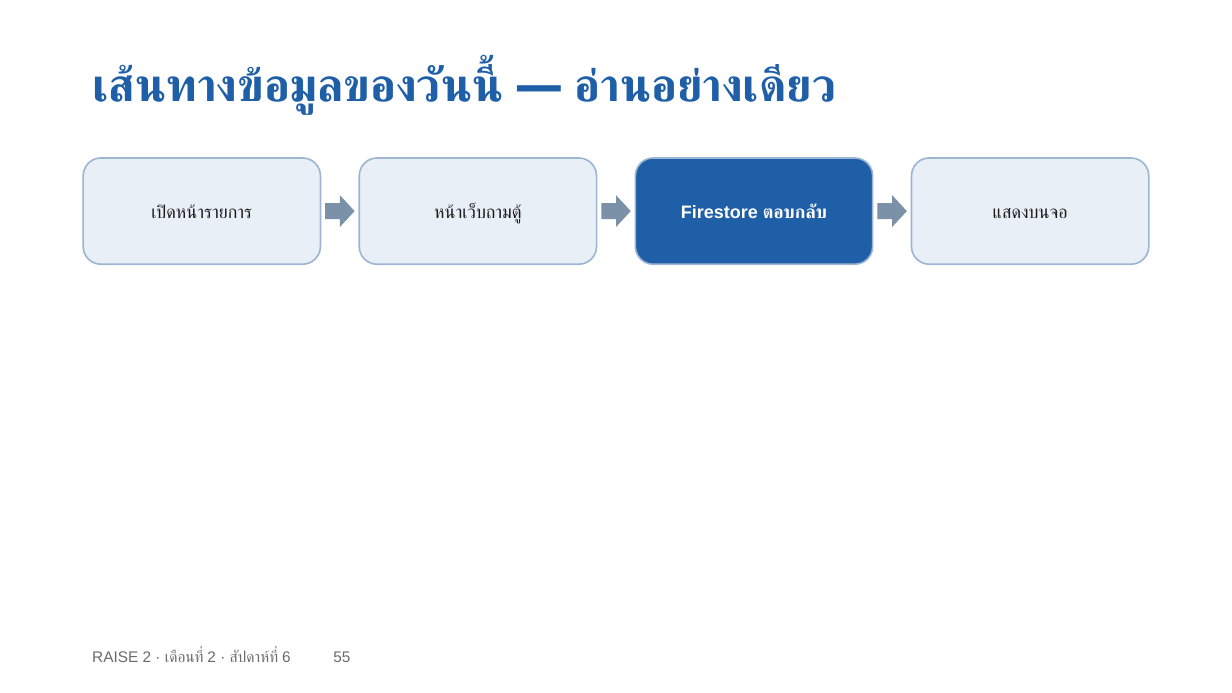
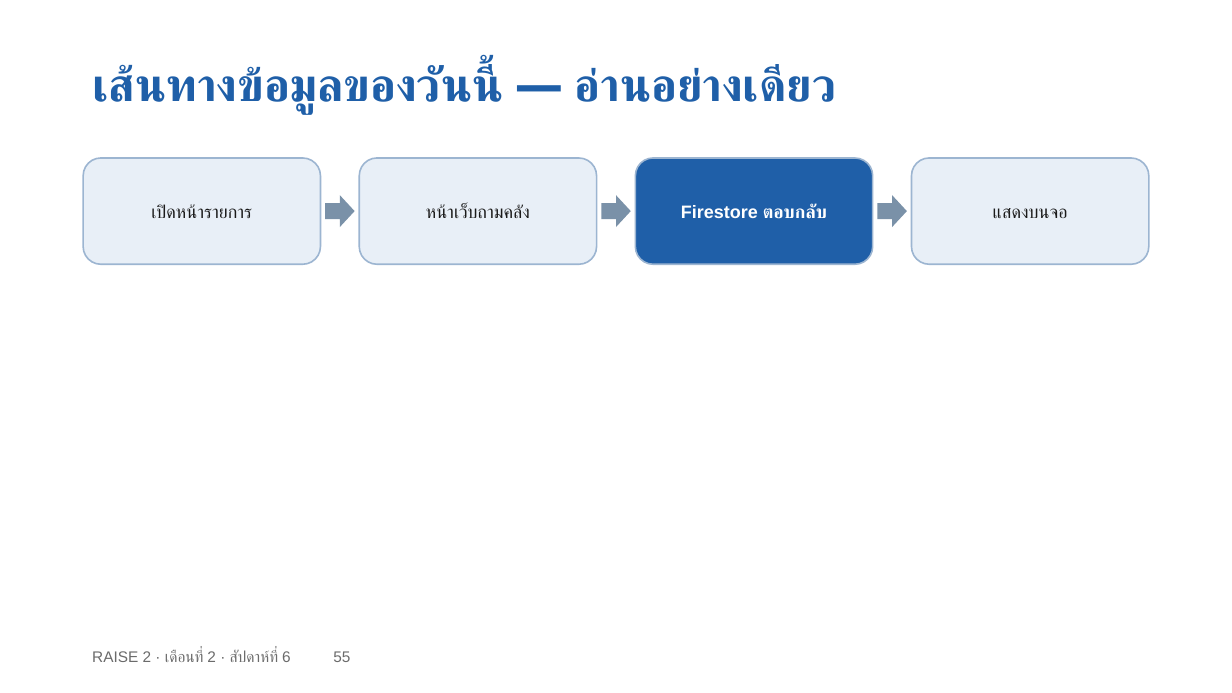
Before and after one commit to cnacha-mfu/raise2-module2, a slide deck: slide 55 of materials/week6/w6-slides.pptx. Drawn at 1232x693 pixels with LibreOffice and Linux fonts; fonts in the diff are those of the drawing. Boxes give left, top, right and bottom in pixels: in the first picture for what was removed or moved away, otherwise in the second. Text is boxed around its words. In the diff, an @@ line names an element or a change of style, - is before the commit and + after.

```diff
--- a/materials/week6/w6-slides.pptx
+++ b/materials/week6/w6-slides.pptx
@@ text in rounded rectangle at bbox=[426, 204, 530, 218]: text changed @@
-หน้าเว็บถามตู้
+หน้าเว็บถามคลัง
```
Also in this commit, not shown: 6 other slides changed, 12 other files.
